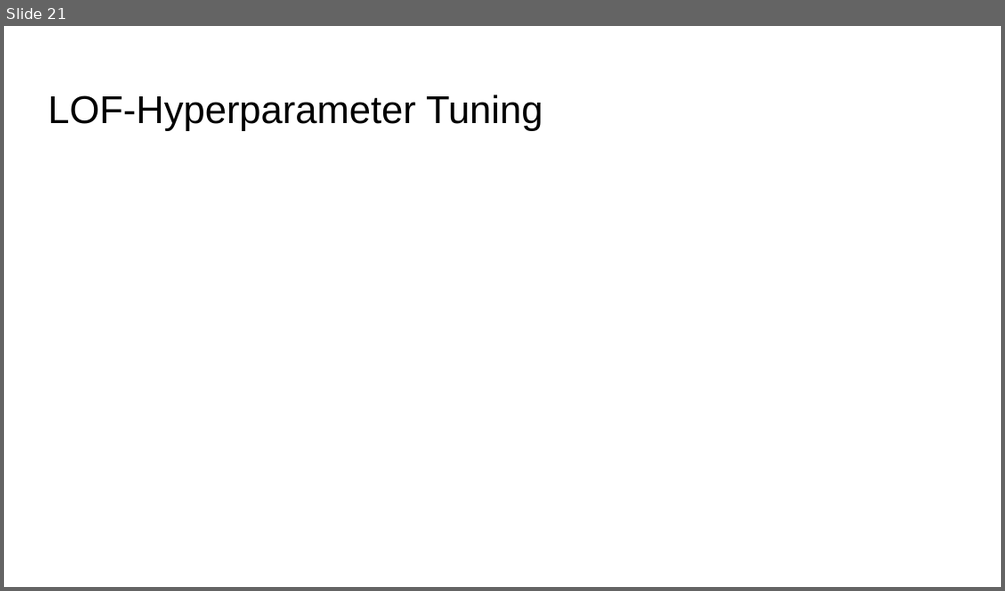
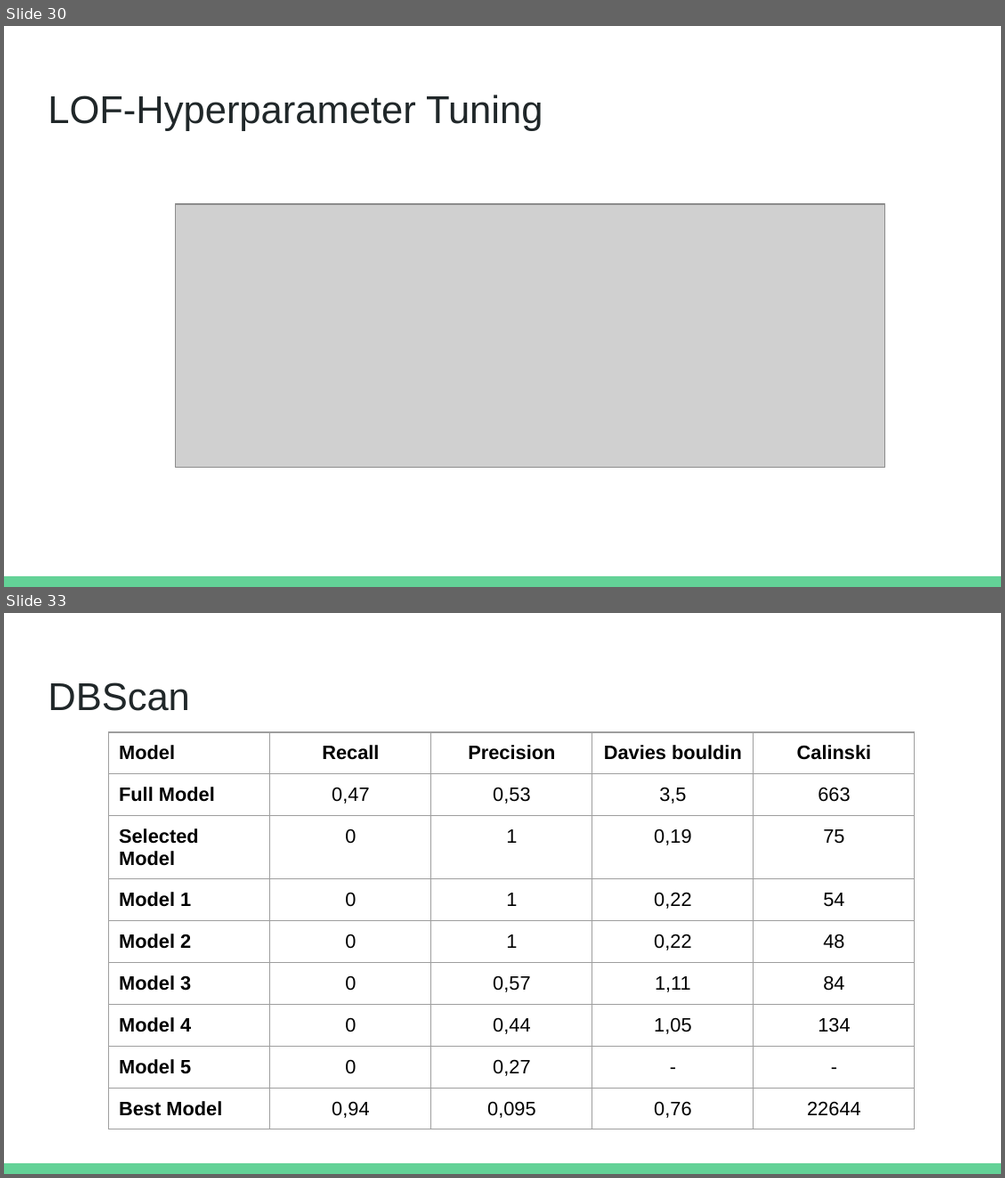
Before and after one commit to rmzn1717/anomaly_detection_project, a slide deck: Unsupervised Anomaly Detection.pptx. Shown one above the other, each under a label of ours: slide 21 before the commit, slides 30 and 33 after it; the slides between them are not shown. The pictures are 1005x591 and 1005x1178 pixels, drawn with LibreOffice and Linux fonts; fonts in the diff are those of the drawing; grey boxes stand for pictures. Boxes give left, top, right and bottom in pixels: in the first picture for what was removed or moved away, otherwise in the second. Text is boxed around its words. In the diff, an @@ line names an element or a change of style, - is before the commit and + after.

```diff
--- a/Unsupervised Anomaly Detection.pptx
+++ b/Unsupervised Anomaly Detection.pptx
@@ slide 33 added at (x1=4, y1=613, x2=1001, y2=1174), background #FFFFFF; not listed: 1 template element that a slide beside it also shows @@
@@ title added at (x1=48, y1=682, x2=190, y2=711), 28 pt, text #202729 @@
+DBScan
@@ table added at (x1=109, y1=732, x2=916, y2=1121), 9 rows, 5 columns @@
+Model | Recall | Precision | Davies bouldin | Calinski
+Full Model | 0,47 | 0,53 | 3,5 | 663
+Selected Model | 0 | 1 | 0,19 | 75
+Model 1 | 0 | 1 | 0,22 | 54
+Model 2 | 0 | 1 | 0,22 | 48
+Model 3 | 0 | 0,57 | 1,11 | 84
+Model 4 | 0 | 0,44 | 1,05 | 134
+Model 5 | 0 | 0,27 | - | -
+Best Model | 0,94 | 0,095 | 0,76 | 22644
@@ what was slide 21 is now slide 30 @@
@@ slide 30 changed as well @@
@@ title "LOF-Hyperparameter Tuning" at (x1=48, y1=95, x2=542, y2=131): text colour #000000 to #202729 @@
@@ picture added at (x1=176, y1=204, x2=884, y2=467) @@
@@ rectangle added at (x1=4, y1=576, x2=1001, y2=587), fill #63D297 @@
```
Also in this commit, not shown: 21 other slides changed, 12 other slides added, 3 slides removed, 1 other file.
